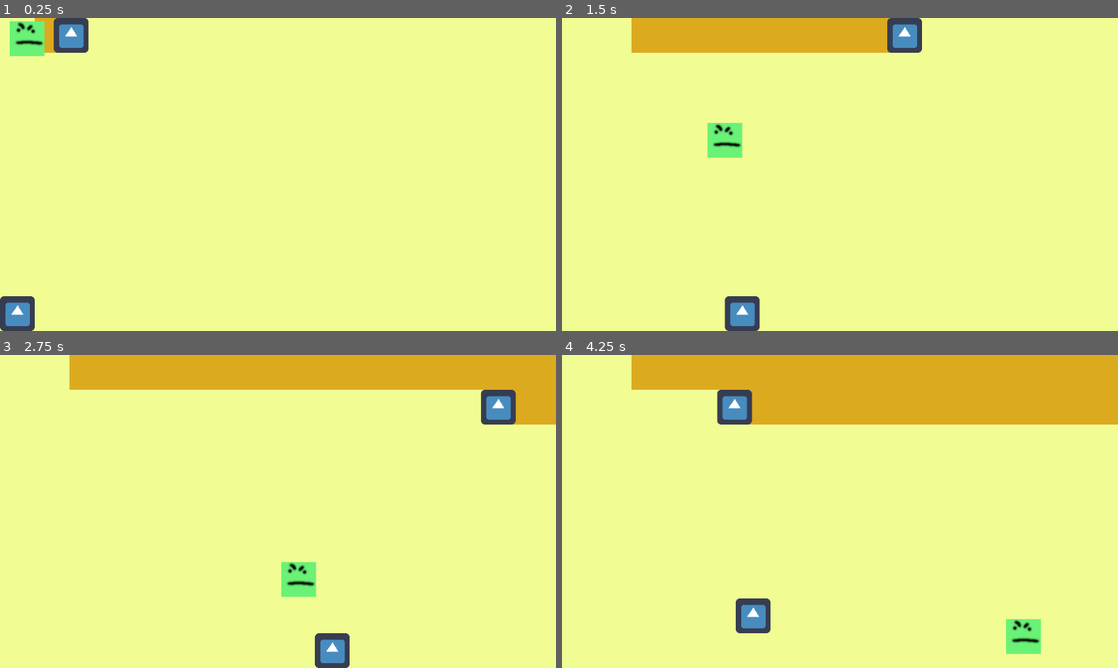
Above: before the commit, frames 1-4 (two rows, left to right).
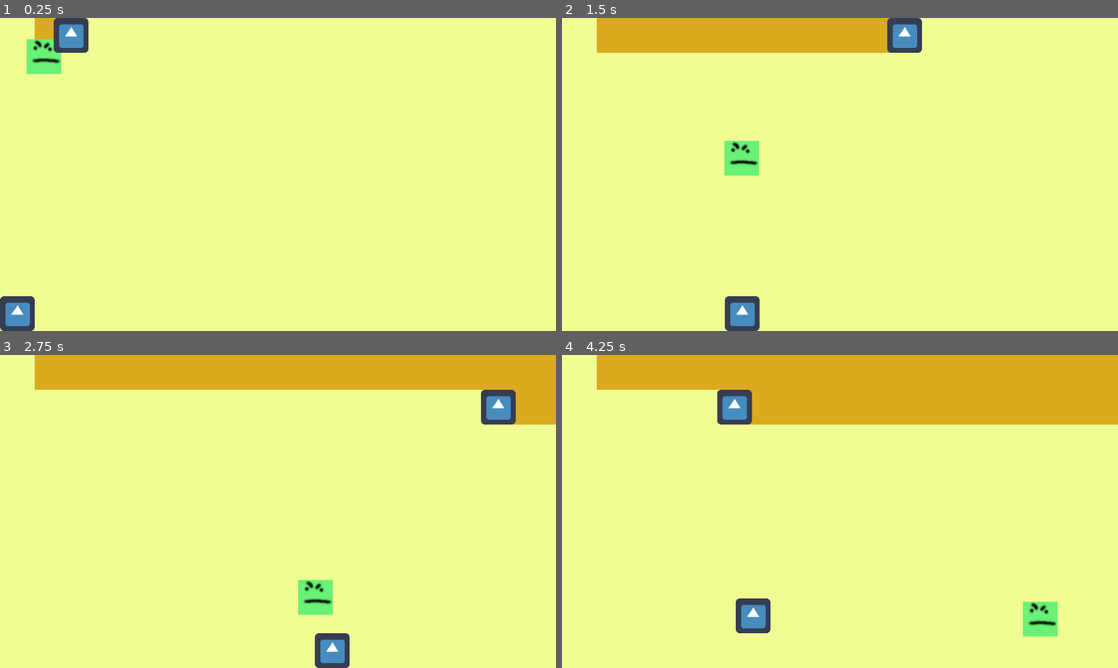
Above: after the commit, the same moments.

Repository: ImpeccableN/archeogame
Game: Godot game, scene res://Minigame1/Minigame1.tscn
Same seed, same stepped clock (60 frames per second), same inputs: the game is played once before the commit and once after it. The project has no main scene, so this scene is started directly. The engine's default icon, where the game draws it, is replaced by a stand-in: a white triangle on a blue panel in a dark square.
Inputs:
- Up to frame 1 (0.25 s): no input
- Up to frame 2 (1.5 s): hold D (move_right) 0.53-1.28 s; hold S (move_down) from 1.28 s (still down)
- Up to frame 3 (2.75 s): release S (move_down) at 2.03 s; hold D (move_right) from 2.03 s (still down)
- Up to frame 4 (4.25 s): release D (move_right) at 2.78 s; hold W (move_up) 2.78-3.53 s; hold A (move_left) from 3.53 s (still down)

The runs differ from the first frame. In frame 1, 1.1% of the frame differs, in the area x 1-12%, y 0-18%; in frame 2, 1.8%; in frame 3, 1.8%, in the area x 6-60%, y 0-84%; in frame 4, 1.8%.

Commit message:
changed order of truck and sun

Diff:
--- a/HeuneburgGame/Minigame1/Minigame1.tscn
+++ b/HeuneburgGame/Minigame1/Minigame1.tscn
@@ -86,7 +86,8 @@
 [node name="Player" parent="." instance=ExtResource( 5 )]
 position = Vector2( 31, 544 )
 
+[node name="Sun" parent="." instance=ExtResource( 3 )]
+position = Vector2( 31, 33 )
+
 [node name="Truck" parent="." instance=ExtResource( 6 )]
 position = Vector2( 31, 32 )
-
-[node name="Sun" parent="." instance=ExtResource( 3 )]
